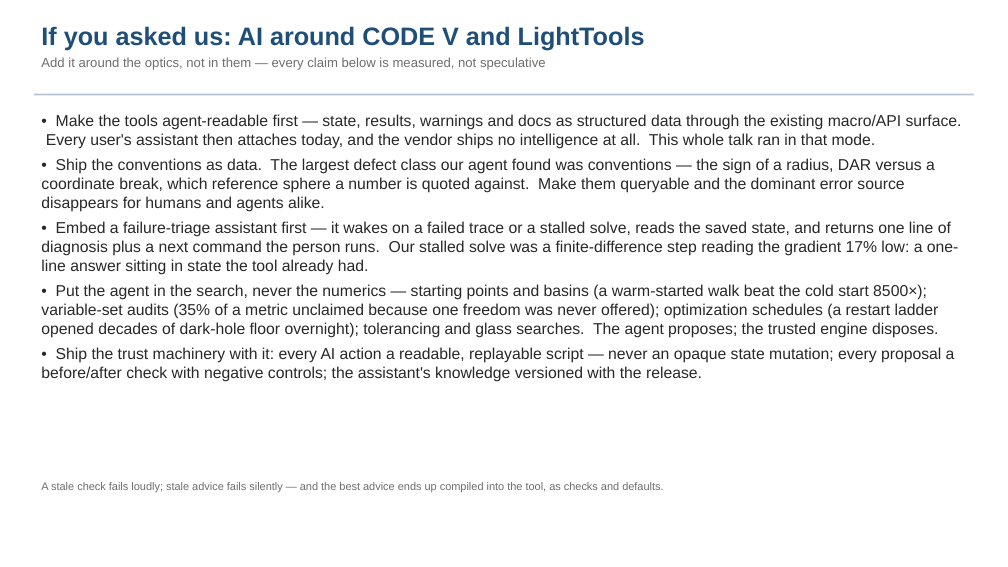
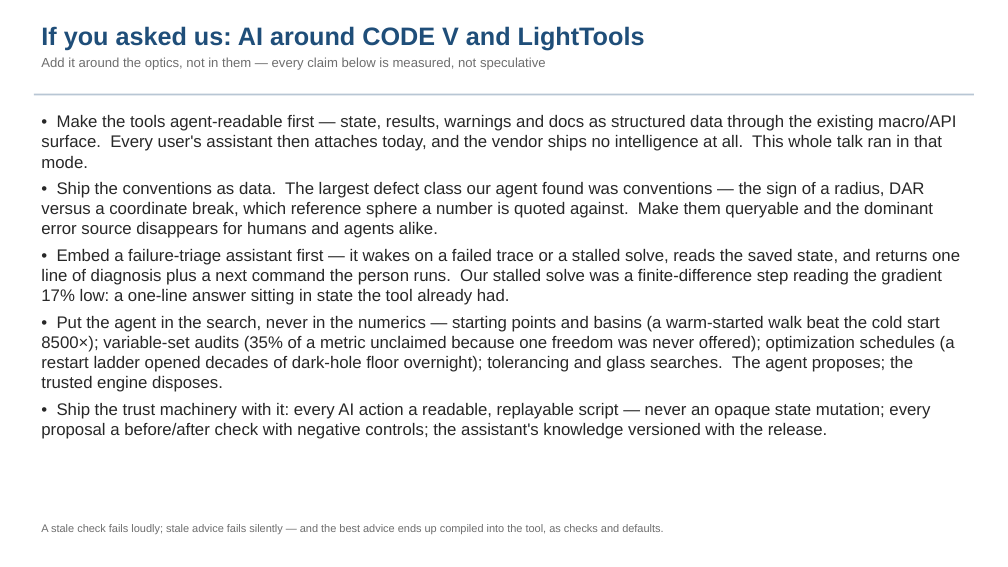
Before and after one commit to nasa-jpl/macos, a slide deck: slide 31 of demo_session/deck_keysight.pptx. Drawn at 1008x567 pixels with LibreOffice and Linux fonts; fonts in the diff are those of the drawing. Boxes give left, top, right and bottom in pixels: in the first picture for what was removed or moved away, otherwise in the second. Text is boxed around its words. In the diff, an @@ line names an element or a change of style, - is before the commit and + after.

```diff
--- a/demo_session/deck_keysight.pptx
+++ b/demo_session/deck_keysight.pptx
@@ text at [41, 115, 960, 439]: size 15 to 16 pt in "• Make the tools agent-readable first — ...", "• Ship the conventions as data. The ...", "• Embed a failure-triage assistant first — ...", "• Ship the trust machinery with it: ..." @@
@@ text at [41, 316, 955, 392]: text changed; size 15 to 16 pt @@
-• Put the agent in the search, never the numerics — starting points and basins (a warm-started walk beat the cold start 8500×); variable-set audits (35% of a metric unclaimed because one freedom was never offered); optimization schedules (a restart ladder opened decades of dark-hole floor overnight); tolerancing and glass searches. The agent proposes; the trusted engine disposes.
+• Put the agent in the search, never in the numerics — starting points and basins (a warm-started walk beat the cold start 8500×); variable-set audits (35% of a metric unclaimed because one freedom was never offered); optimization schedules (a restart ladder opened decades of dark-hole floor overnight); tolerancing and glass searches. The agent proposes; the trusted engine disposes.
@@ text "A stale check fails loudly; ...": place and size @@
-text "A stale check fails loudly; ..." at [41, 482, 663, 492]
+text "A stale check fails loudly; ..." at [41, 524, 663, 534]
```
Also in this commit, not shown: 9 other slides changed, 3 other files.
